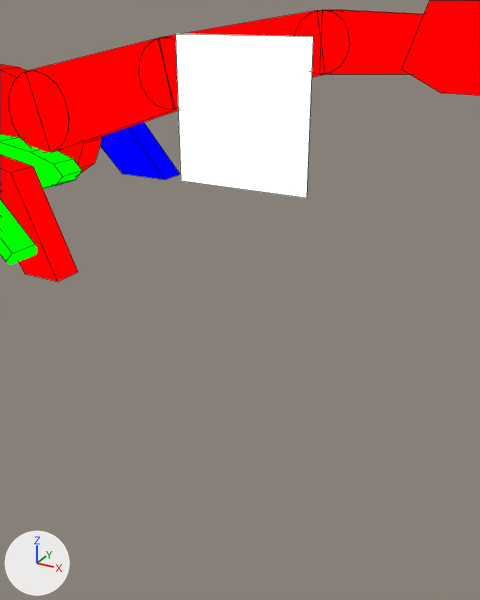
What one commit did to the Blender file assets-source/blender/motion/plesiosaurus-sneeze.blend.
Both versions are drawn from a 50 mm camera at (89.45, -37.2, 16.68) aimed at (84.12, -27.5, 11.83). The lights are fixed; the arrows at lower left show +X, +Y and +Z. The picture after the commit comes second. Mesh edges are drawn as thin lines on the coarser meshes.

The first picture shows 'DinoTycoon_Motion_plesiosaurus_sneeze_belly', 'DinoTycoon_Motion_plesiosaurus_sneeze_eye', 'DinoTycoon_Motion_plesiosaurus_sneeze_far_paddle1', 'DinoTycoon_Motion_plesiosaurus_sneeze_head', 'DinoTycoon_Motion_plesiosaurus_sneeze_near_paddle1', 'DinoTycoon_Motion_plesiosaurus_sneeze_neck_0', 'DinoTycoon_Motion_plesiosaurus_sneeze_neck_1', 'DinoTycoon_Motion_plesiosaurus_sneeze_neck_2', 'DinoTycoon_Motion_plesiosaurus_sneeze_neck_joint_0', 'DinoTycoon_Motion_plesiosaurus_sneeze_neck_joint_1', 'DinoTycoon_Motion_plesiosaurus_sneeze_neck_joint_2', 'DinoTycoon_Motion_plesiosaurus_sneeze_trunk' and 2 more.
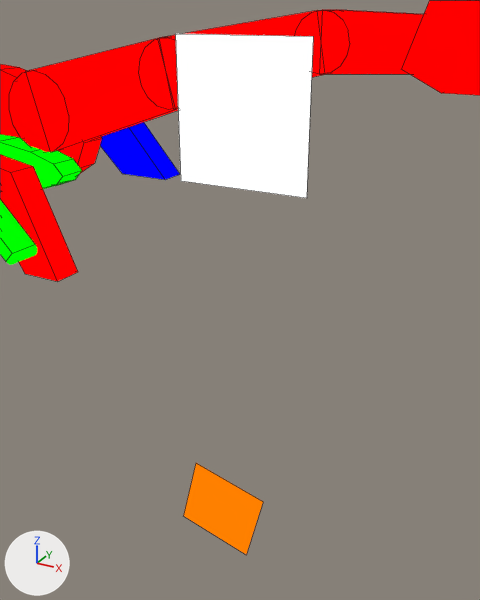
The newer file adds a shape key; the second version is drawn at full value of the shape key 'sneeze_04' of 'DinoTycoon_Motion_plesiosaurus_sneeze_eye_white', and the change is written as the vertex moves it makes.

Scene script edits in JSON lines:
```json
{"op": "add", "block": "mat_dinotycoon_role_y", "code": ["mat_dinotycoon_role_y = emission_material('DinoTycoon_Role_Y')", "mat_dinotycoon_role_y.base_color = (1.0, 0.216, 0.0)  # orange #ff8000"]}
{"op": "add", "block": "me_dinotycoon_motion_plesiosaurus_sneeze_sample_eye_white", "code": ["me_dinotycoon_motion_plesiosaurus_sneeze_sample_eye_white = bpy.data.meshes.new('DinoTycoon_Motion_plesiosaurus_sneeze_sample_eye_white')", "me_dinotycoon_motion_plesiosaurus_sneeze_sample_eye_white.from_pydata([(84.04, -29.0, 9.2), (85.4, -29.0, 8.88), (85.07, -29.0, 7.51), (83.71, -29.0, 7.84), (84.04, -29.0, 9.2), (85.4, -29.0, 8.88), (85.07, -29.0, 7.51), (83.71, -29.0, 7.84)], [], [(3, 2, 1, 0), (4, 5, 6, 7), (0, 1, 5, 4), (1, 2, 6, 5), (2, 3, 7, 6), (3, 0, 4, 7)])", "me_dinotycoon_motion_plesiosaurus_sneeze_sample_eye_white.materials.append(mat_dinotycoon_role_y)  # orange #ff8000"]}
{"op": "add", "block": "ob_dinotycoon_motion_plesiosaurus_sneeze_eye_white", "code": ["ob_dinotycoon_motion_plesiosaurus_sneeze_eye_white = bpy.data.objects.new('DinoTycoon_Motion_plesiosaurus_sneeze_eye_white', me_dinotycoon_motion_plesiosaurus_sneeze_sample_eye_white)", "ob_dinotycoon_motion_plesiosaurus_sneeze_eye_white.location = (0.0, 0.0, 0.0)"]}
```

Where the change shows, as pixel boxes [x1, y1, x2, y2] in the pictures (480 x 600 px):
```json
{"object": "DinoTycoon_Motion_plesiosaurus_sneeze_eye_white", "change": "added", "after": [184, 463, 263, 555], "on screen": "orange"}
```
